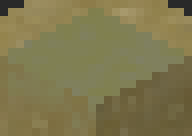
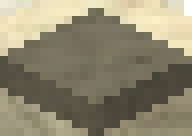
Two versions of the same layered image (192x136). Layer-by-layer changes:
added layer "Pasted Layer #1" (multiply) above "Pasted Layer" over bbox(0, 0, 192, 136)
added layer "Pasted Layer" (multiply) above "chrome_WWZF6J4rbS.png" over bbox(0, 0, 192, 136)
hid "chrome_WWZF6J4rbS.png" over bbox(0, 0, 192, 136)
